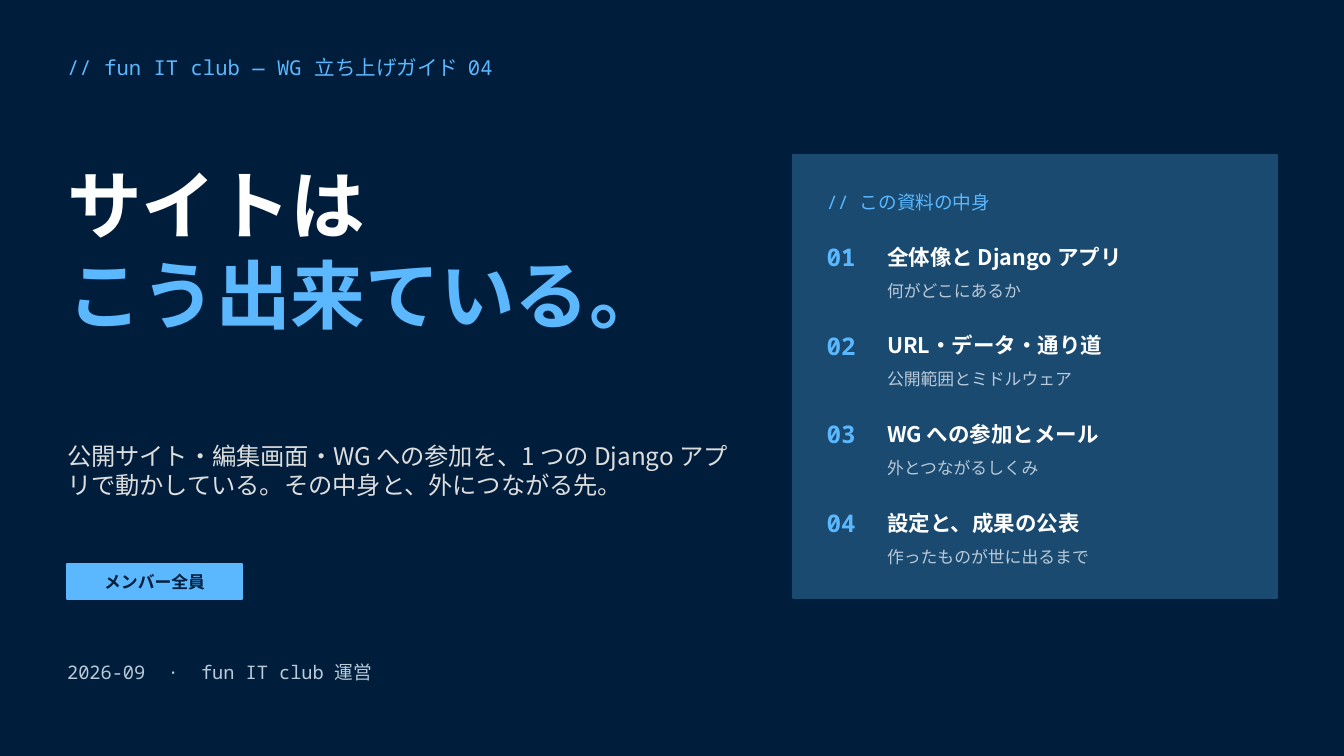
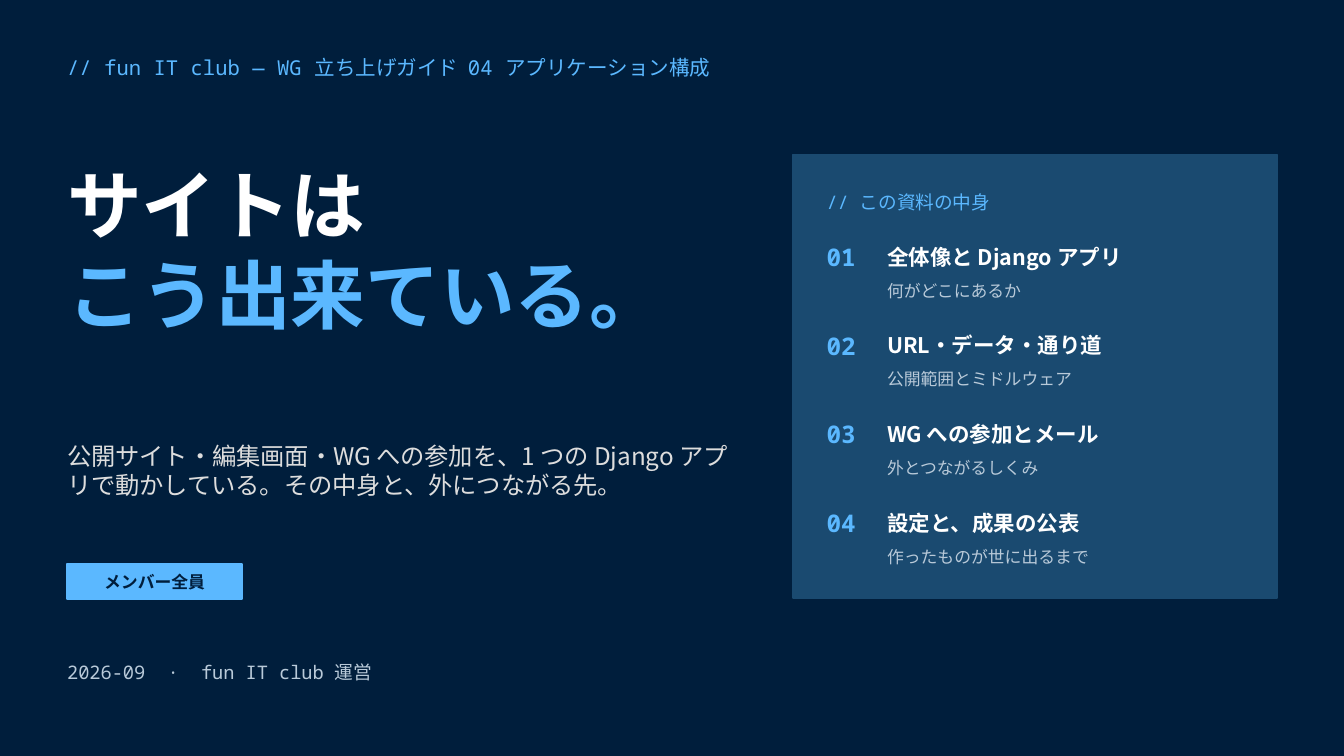
Before and after one commit to funITclub/homepage, a slide deck: slide 1 of static/guide/04_アプリケーション構成.pptx. Drawn at 1344x756 pixels with LibreOffice and Linux fonts; fonts in the diff are those of the drawing. Boxes give left, top, right and bottom in pixels: in the first picture for what was removed or moved away, otherwise in the second. Text is boxed around its words. In the diff, an @@ line names an element or a change of style, - is before the commit and + after.

```diff
--- a/static/guide/04_アプリケーション構成.pptx
+++ b/static/guide/04_アプリケーション構成.pptx
@@ text at [104,57,710,77]: text changed @@
-// fun IT club — WG 立ち上げガイド 04
+// fun IT club — WG 立ち上げガイド 04 アプリケーション構成
```
